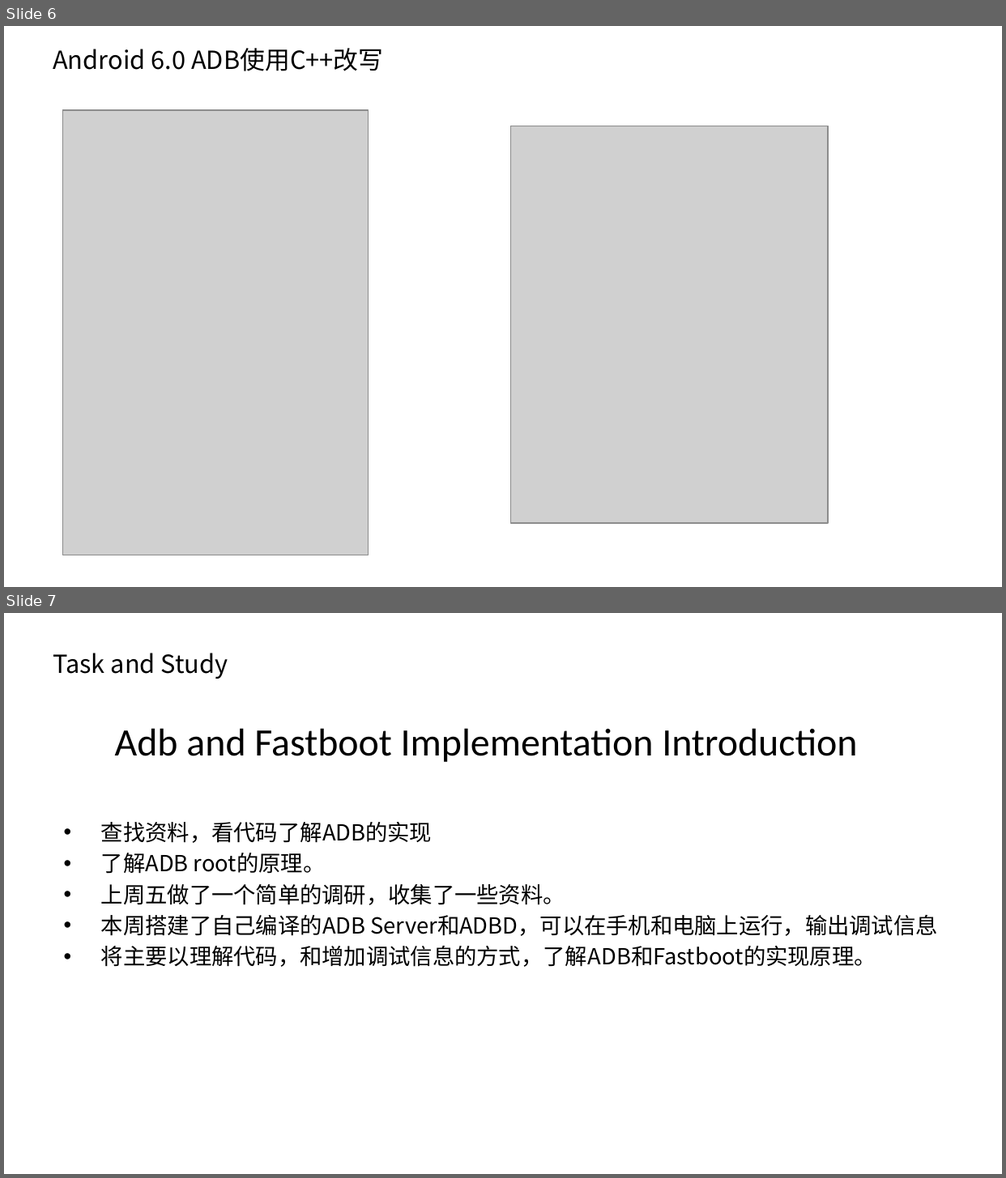
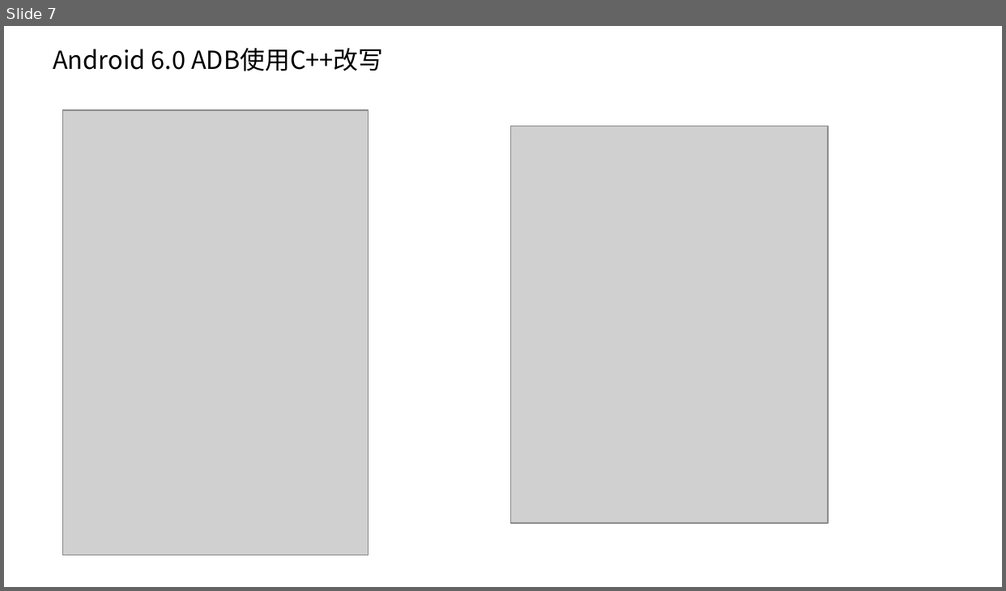
Before and after one commit to phybio/adb, a slide deck: adb.pptx. Shown one above the other, each under a label of ours: slides 6 and 7 before the commit, slide 7 after it. The pictures are 1006x1178 and 1006x591 pixels, drawn with LibreOffice and Linux fonts; fonts in the diff are those of the drawing; grey boxes stand for pictures; background and template pictures are left out. Boxes give left, top, right and bottom in pixels: in the first picture for what was removed or moved away, otherwise in the second. Text is boxed around its words. In the diff, an @@ line names an element or a change of style, - is before the commit and + after.

```diff
--- a/adb.pptx
+++ b/adb.pptx
@@ slide 7 removed at bbox=[4, 613, 1002, 1174], background picture (left out) @@
@@ title removed at bbox=[53, 653, 228, 679] @@
-Task and Study
@@ text removed at bbox=[115, 728, 857, 762] @@
-  Adb and Fastboot Implementation Introduction
@@ text removed at bbox=[101, 822, 937, 967] @@
-• 查找资料，看代码了解ADB的实现
-• 了解ADB root的原理。
-• 上周五做了一个简单的调研，收集了一些资料。
-• 本周搭建了自己编译的ADB Server和ADBD，可以在手机和电脑上运行，输出调试信息
-• 将主要以理解代码，和增加调试信息的方式，了解ADB和Fastboot的实现原理。
@@ what was slide 6 is now slide 7 @@
```
Also in this commit, not shown: 3 slides changed, 14 slides added, 3 other slides removed.
